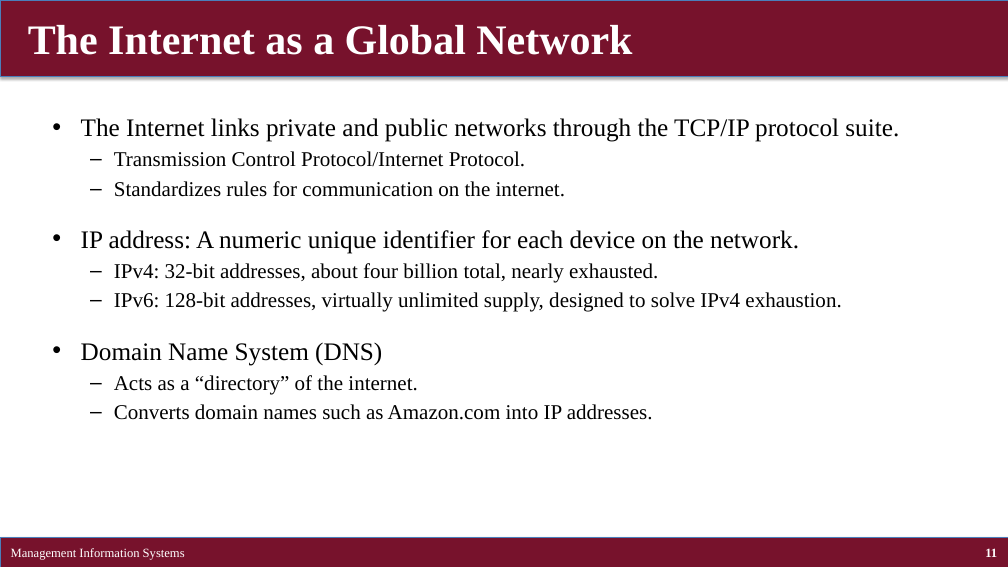
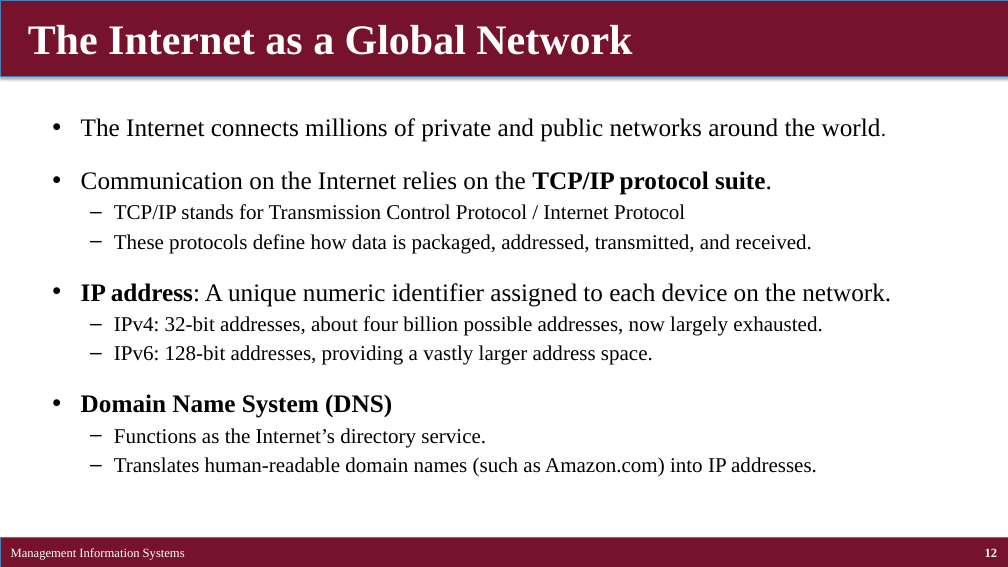
Before and after one commit to brianhwpark/brianhwpark.github.io, a slide deck: slide 12 of files/teaching-resources/concordiacollege-busn-315/busn-315-lecture-note/busn315-ch07.pptx (slide 11 before the commit). Drawn at 1008x567 pixels with LibreOffice and Linux fonts; fonts in the diff are those of the drawing. Boxes give left, top, right and bottom in pixels: in the first picture for what was removed or moved away, otherwise in the second. Text is boxed around its words. In the diff, an @@ line names an element or a change of style, - is before the commit and + after.

```diff
--- a/files/teaching-resources/concordiacollege-busn-315/busn-315-lecture-note/busn315-ch07.pptx
+++ b/files/teaching-resources/concordiacollege-busn-315/busn-315-lecture-note/busn315-ch07.pptx
@@ text at (x1=81, y1=118, x2=891, y2=365): text changed @@
-• The Internet links private and public networks through the TCP/IP protocol suite.
-  – Transmission Control Protocol/Internet Protocol.
-  – Standardizes rules for communication on the internet.
-• IP address: A numeric unique identifier for each device on the network.
-  – IPv4: 32-bit addresses, about four billion total, nearly exhausted.
-  – IPv6: 128-bit addresses, virtually unlimited supply, designed to solve IPv4 exhaustion.
+• The Internet connects millions of private and public networks around the world.
+• Communication on the Internet relies on the TCP/IP protocol suite.
+  – TCP/IP stands for Transmission Control Protocol / Internet Protocol
+  – These protocols define how data is packaged, addressed, transmitted, and received.
+• IP address: A unique numeric identifier assigned to each device on the network.
+  – IPv4: 32-bit addresses, about four billion possible addresses, now largely exhausted.
+  – IPv6: 128-bit addresses, providing a vastly larger address space.
@@ text at (x1=81, y1=394, x2=392, y2=418): bold on in "Domain Name System (DNS)" @@
@@ text at (x1=114, y1=428, x2=817, y2=477): text changed @@
-  – Acts as a “directory” of the internet.
-  – Converts domain names such as Amazon.com into IP addresses.
+  – Functions as the Internet’s directory service.
+  – Translates human-readable domain names (such as Amazon.com) into IP addresses.
@@ page number at (x1=985, y1=548, x2=998, y2=557): text changed @@
-11
+12
```
Also in this commit, not shown: 16 other slides changed, 1 slide added, 3 slides removed, 1 other file.
